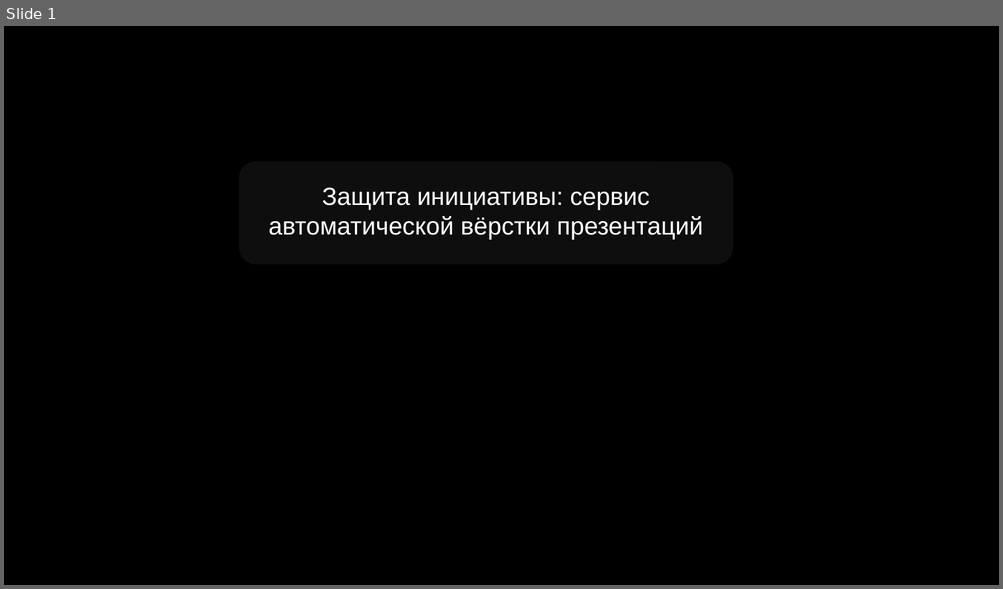
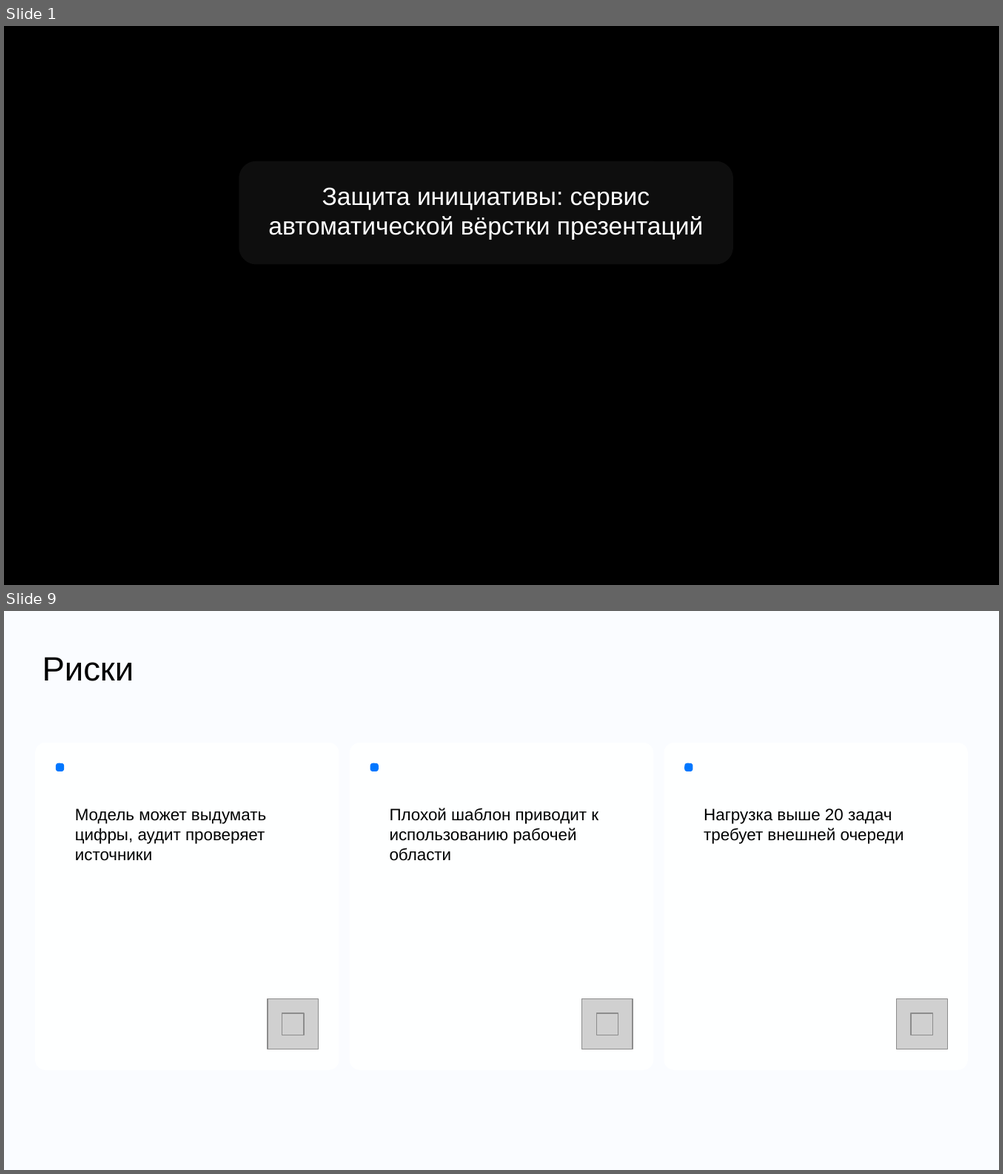
Before and after one commit to DiFoxenGit/-VKTechHackathon, a slide deck: samples/VK_Tech_шаблон__classic.pptx. Shown one above the other, each under a label of ours: slide 1 before the commit, slides 1 and 9 after it; the slides between them are not shown. The pictures are 1003x589 and 1003x1174 pixels, drawn with LibreOffice and Linux fonts; fonts in the diff are those of the drawing; grey boxes stand for pictures; background and template pictures are left out. Boxes give left, top, right and bottom in pixels: in the first picture for what was removed or moved away, otherwise in the second. Text is boxed around its words. In the diff, an @@ line names an element or a change of style, - is before the commit and + after.

```diff
--- a/samples/VK_Tech_шаблон__classic.pptx
+++ b/samples/VK_Tech_шаблон__classic.pptx
@@ slide 9 added at [4, 611, 999, 1170], background #FAFCFF @@
@@ text added at [42, 657, 134, 681], 24.4 pt, text #000000 @@
+Риски
@@ rounded rectangle added at [35, 742, 339, 1071], fill #FEFFFF @@
@@ rounded rectangle added at [349, 742, 654, 1071], fill #FEFFFF @@
@@ rounded rectangle added at [663, 742, 967, 1071], fill #FEFFFF @@
@@ rounded rectangle added at [56, 763, 64, 771], fill #0077FF @@
@@ rounded rectangle added at [370, 763, 378, 771], fill #0077FF @@
@@ rounded rectangle added at [684, 763, 692, 771], fill #0077FF @@
@@ text added at [75, 809, 266, 861], 12 pt, text #000000 @@
+Модель может выдумать цифры, аудит проверяет источники
@@ text added at [390, 808, 598, 861], 12 pt, text #000000 @@
+Плохой шаблон приводит к использованию рабочей области
@@ text added at [703, 809, 904, 844], 12 pt, text #000000 @@
+Нагрузка выше 20 задач требует внешней очереди
@@ picture added at [267, 999, 318, 1050] @@
@@ picture added at [582, 999, 632, 1050] @@
@@ picture added at [896, 999, 947, 1050] @@
@@ picture added at [282, 1014, 304, 1036] @@
@@ picture added at [596, 1014, 617, 1036] @@
@@ picture added at [910, 1014, 932, 1036] @@
```
Also in this commit, not shown: 4 slides changed, 4 other slides added, 5 slides removed, 19 other files.
